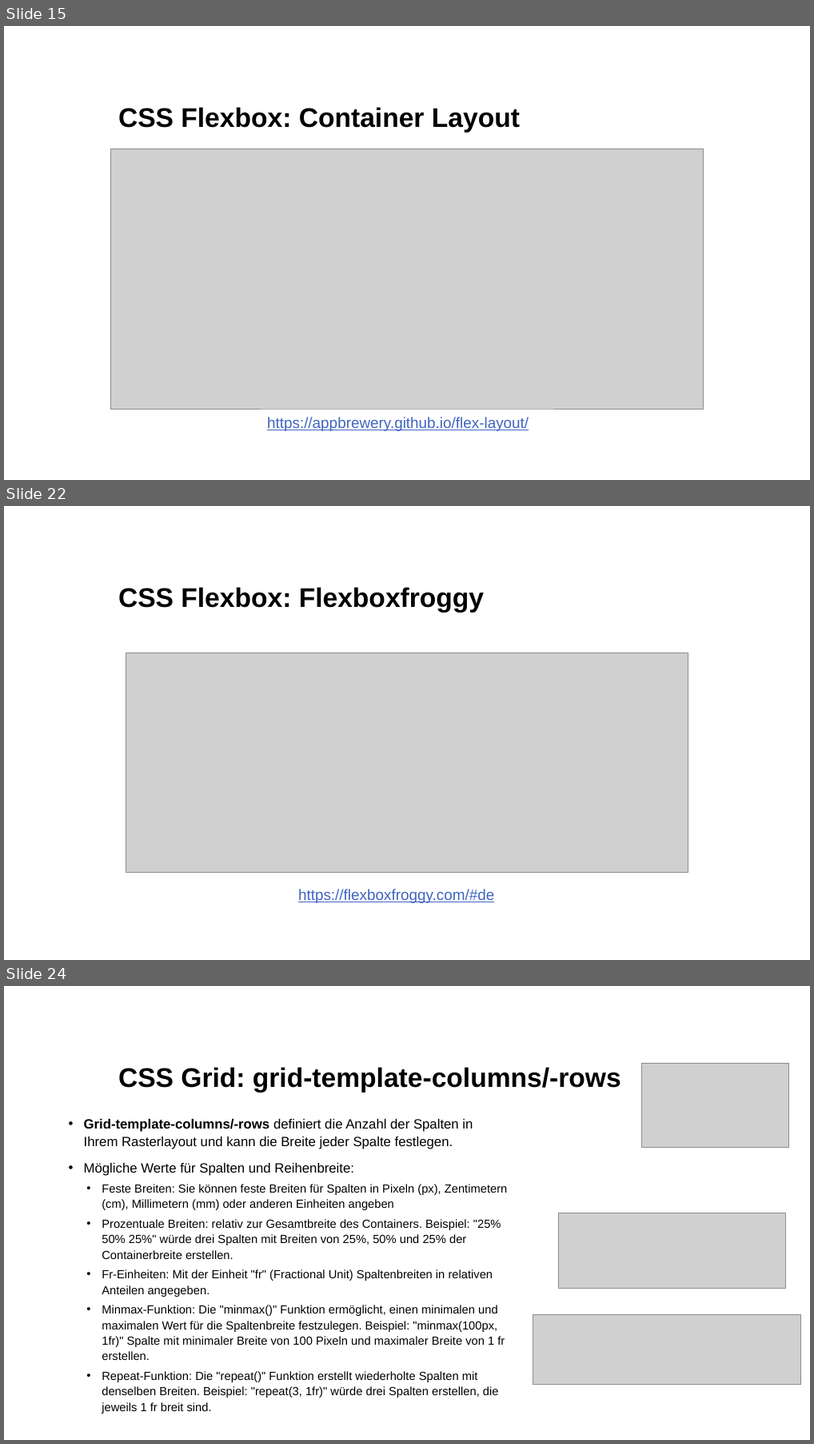
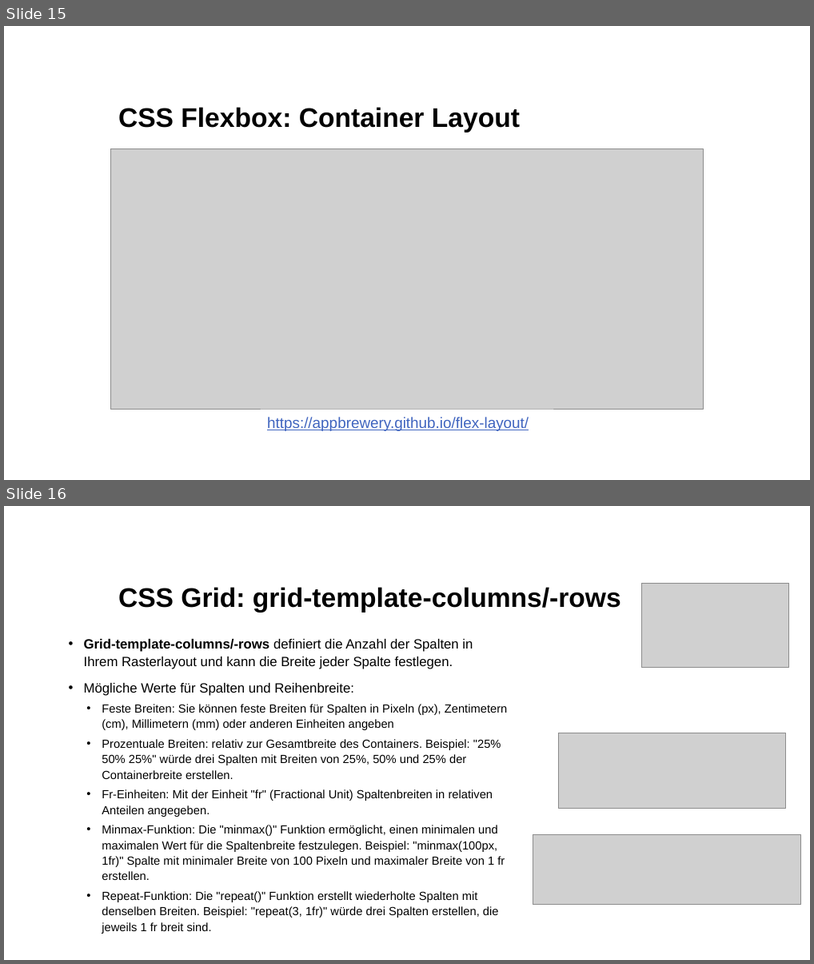
Before and after one commit to kodo89/Webentwicklung_23_24, a slide deck: 4. Flexbox&Grid/Flexbox&Grid.pptx. Shown one above the other, each under a label of ours: slides 15, 22 and 24 before the commit, slides 15 and 16 after it; the slides between them are not shown. The pictures are 814x1444 and 814x964 pixels, drawn with LibreOffice and Linux fonts; fonts in the diff are those of the drawing; grey boxes stand for pictures; background and template pictures are left out. Boxes give left, top, right and bottom in pixels: in the first picture for what was removed or moved away, otherwise in the second. Text is boxed around its words. In the diff, an @@ line names an element or a change of style, - is before the commit and + after.

```diff
--- a/4. Flexbox&Grid/Flexbox&Grid.pptx
+++ b/4. Flexbox&Grid/Flexbox&Grid.pptx
@@ slide 22 removed at [4, 506, 810, 960], background #FFFFFF @@
@@ title removed at [118, 587, 484, 612] @@
-CSS Flexbox: Flexboxfroggy
@@ picture removed at [126, 652, 688, 872] @@
@@ text removed at [298, 888, 494, 903] @@
-https://flexboxfroggy.com/#de
@@ what was slide 24 is now slide 16 @@
```
Also in this commit, not shown: 7 other slides removed.
